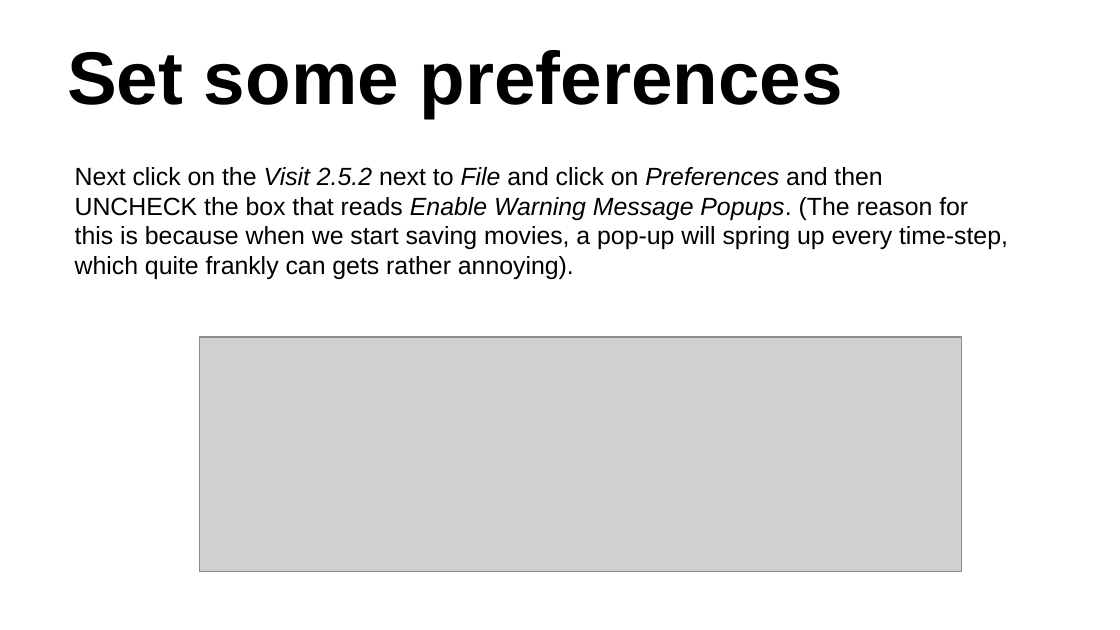
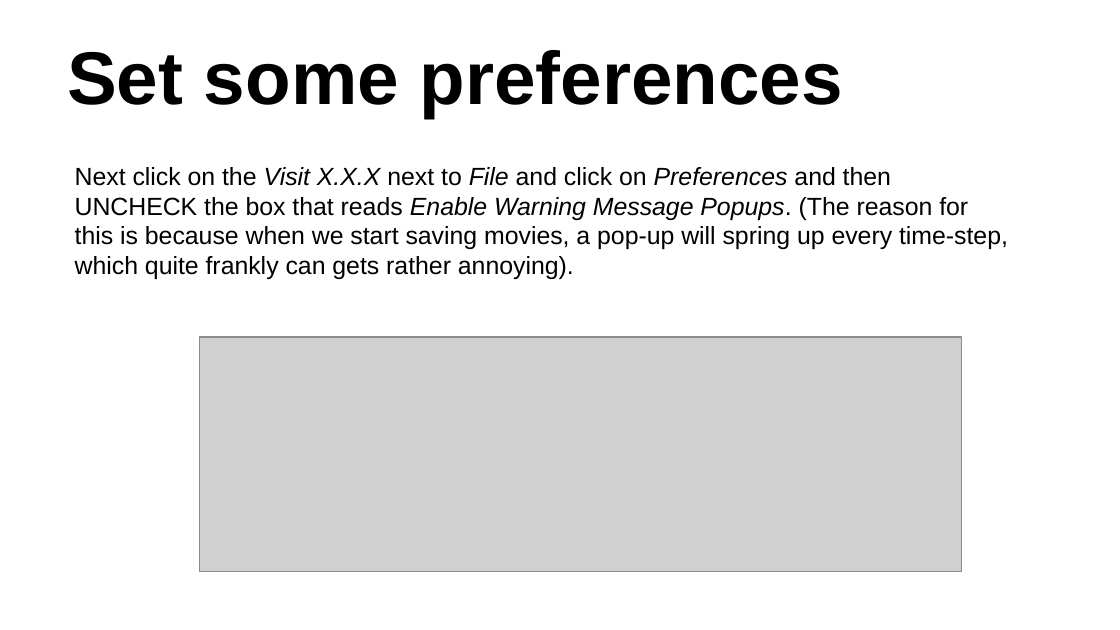
Before and after one commit to fairyflies9/IBAMR-Tutorials, a slide deck: slide 4 of UA Tutorials/Lecture 4 - VISIT - How to plot IBAMR Data.pptx. Drawn at 1120x630 pixels with LibreOffice and Linux fonts; fonts in the diff are those of the drawing; grey boxes stand for pictures. Boxes give left, top, right and bottom in pixels: in the first picture for what was removed or moved away, otherwise in the second. Text is boxed around its words. In the diff, an @@ line names an element or a change of style, - is before the commit and + after.

Commit message:
Tutorial update

```diff
--- a/UA Tutorials/Lecture 4 - VISIT - How to plot IBAMR Data.pptx
+++ b/UA Tutorials/Lecture 4 - VISIT - How to plot IBAMR Data.pptx
@@ text at (75,167,1008,279): text changed @@
-Next click on the Visit 2.5.2 next to File and click on Preferences and then UNCHECK the box that reads Enable Warning Message Popups. (The reason for this is because when we start saving movies, a pop-up will spring up every time-step, which quite frankly can gets rather annoying).
+Next click on the Visit X.X.X next to File and click on Preferences and then UNCHECK the box that reads Enable Warning Message Popups. (The reason for this is because when we start saving movies, a pop-up will spring up every time-step, which quite frankly can gets rather annoying).
```
